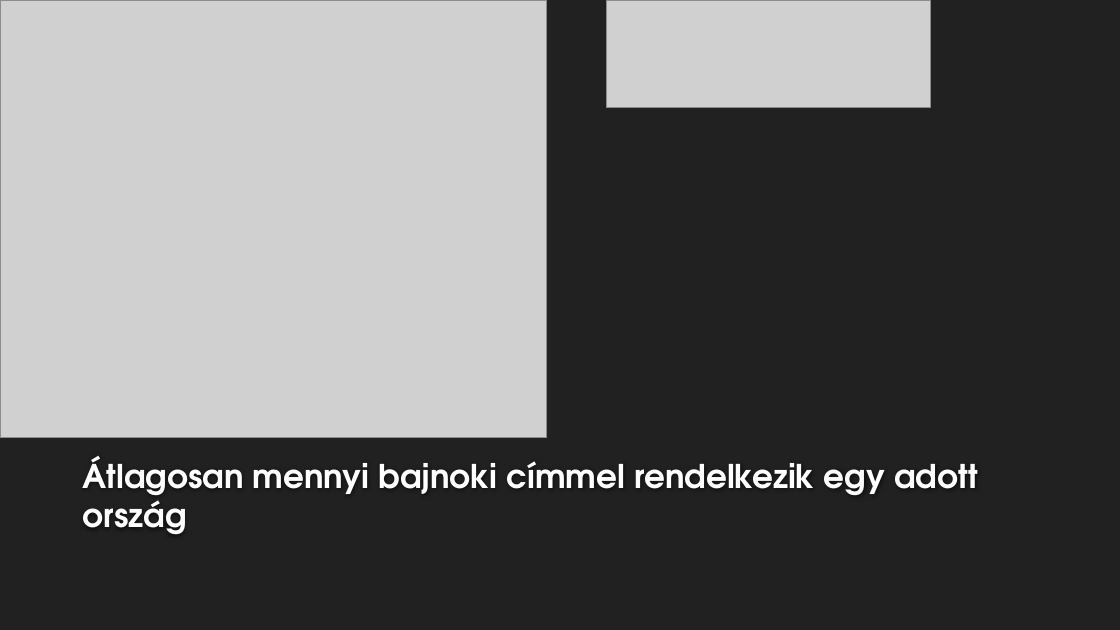
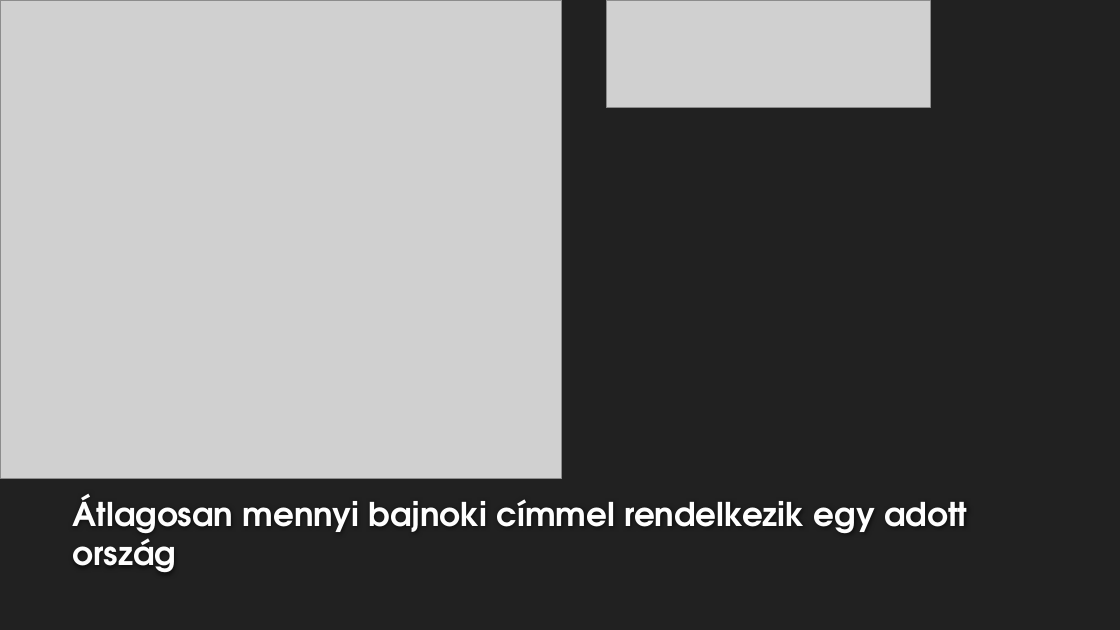
Before and after one commit to feherdorian/LinqProject, a slide deck: slide 11 of Előadás/Linq.ppt.pptx. Drawn at 1120x630 pixels with LibreOffice and Linux fonts; fonts in the diff are those of the drawing; grey boxes stand for pictures; background and template pictures are left out. Boxes give left, top, right and bottom in pixels: in the first picture for what was removed or moved away, otherwise in the second. Text is boxed around its words. In the diff, an @@ line names an element or a change of style, - is before the commit and + after.

```diff
--- a/Előadás/Linq.ppt.pptx
+++ b/Előadás/Linq.ppt.pptx
@@ picture: place and size @@
-picture at (0, 0, 547, 438)
+picture at (0, 0, 562, 479)
@@ title "Átlagosan mennyi bajnoki címmel rendelkezik ...": place and size @@
-title "Átlagosan mennyi bajnoki címmel rendelkezik ..." at (83, 456, 978, 534)
+title "Átlagosan mennyi bajnoki címmel rendelkezik ..." at (73, 494, 968, 572)
```
Also in this commit, not shown: 3 other slides changed.
